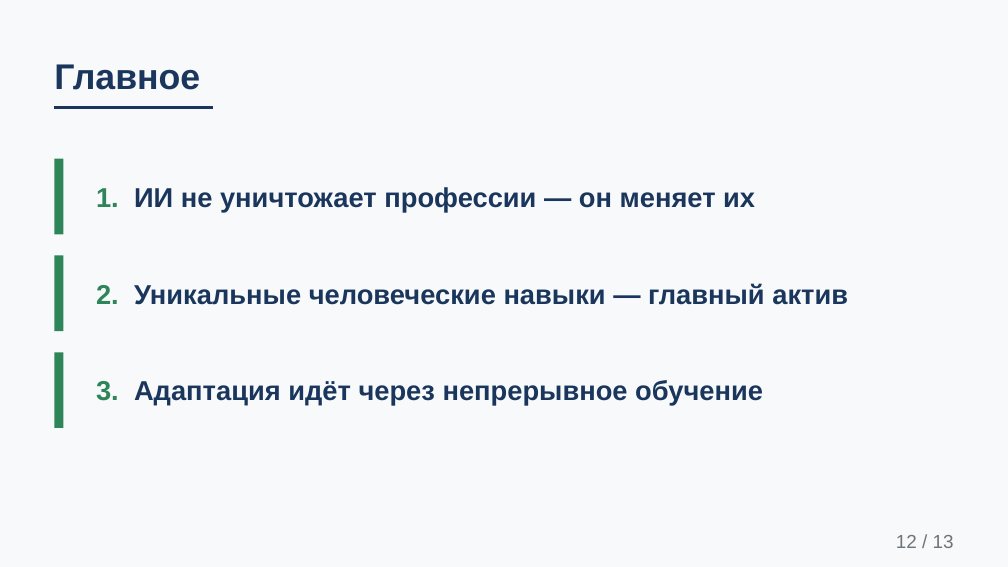
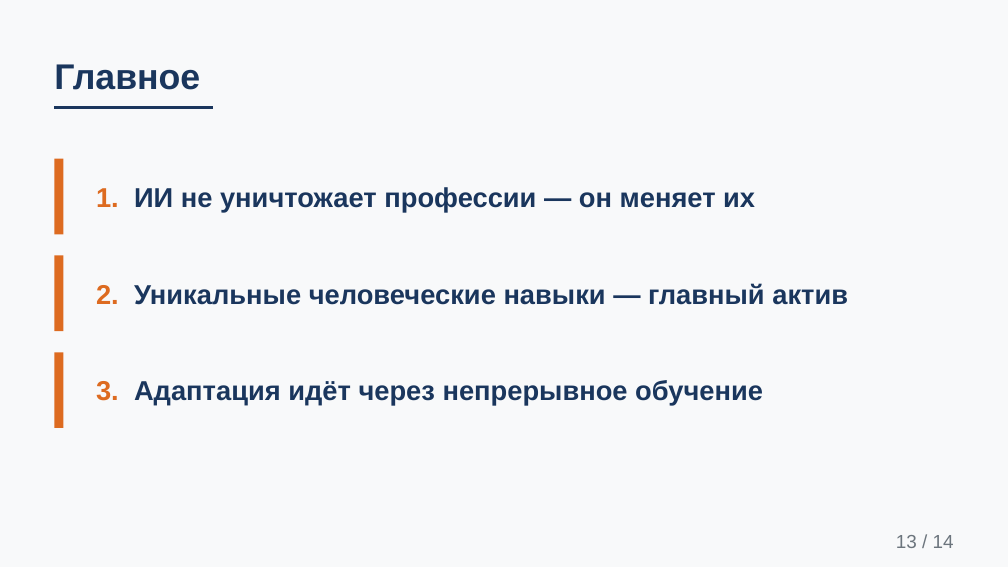
Before and after one commit to Pavel1778/Presentation-version2, a slide deck: slide 13 of future-of-work.pptx (slide 12 before the commit). Drawn at 1008x567 pixels with LibreOffice and Linux fonts; fonts in the diff are those of the drawing. Boxes give left, top, right and bottom in pixels: in the first picture for what was removed or moved away, otherwise in the second. Text is boxed around its words. In the diff, an @@ line names an element or a change of style, - is before the commit and + after.

Commit message:
Rework deck: new author, two-colour palette, patterned backgrounds
- Author set to Kobzev Timoy (IS-24)
- Palette reduced to navy + orange (colour now carries meaning)
- Hook slide added after the cover; deck is 14 slides
- Patterned backgrounds (dot grids, halftones, corner arcs, ribbons)
  and an isotype waffle infographic
- Sources switched to Russian-language editions

```diff
--- a/future-of-work.pptx
+++ b/future-of-work.pptx
@@ text "1. ИИ не уничтожает профессии ..." at (96,187,755,212): text colour #2F855A to #DD6B20 in "1." @@
@@ text "2. Уникальные человеческие навыки — ..." at (96,283,848,305): text colour #2F855A to #DD6B20 in "2." @@
@@ fill #2F855A to #DD6B20 in 3 elements at (54,159,64,234), (54,256,64,331), (54,352,64,428) @@
@@ text "3. Адаптация идёт через непрерывное ..." at (96,380,763,405): text colour #2F855A to #DD6B20 in "3." @@
@@ text at (896,535,954,548): text changed @@
-12 / 13
+13 / 14
```
Also in this commit, not shown: 10 other slides changed, 3 slides added, 2 slides removed, 6 other files.
